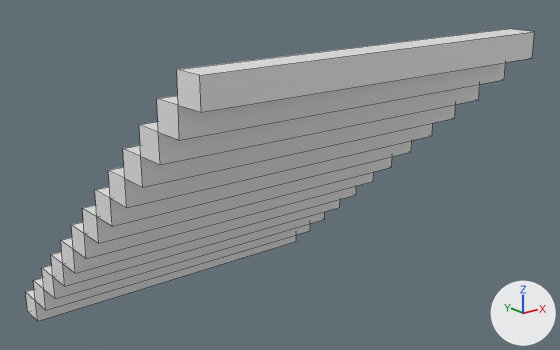
Two versions of the FBX model Resources/Objects/Stairs/Meshes/Stairs.fbx, one commit apart.
Both versions are drawn from a 50 mm camera at (-4.94, -6.59, 4.41) aimed at (0.22, -0.15, 1.83). Arrows for +X, +Y and +Z are at lower right; the lights stay in place. Mesh edges are drawn as thin lines. Where no turn or scale is listed for an object, it has been applied to the vertices. Vertices at the same position are counted once.

In view in the first picture: 'Stairs'.
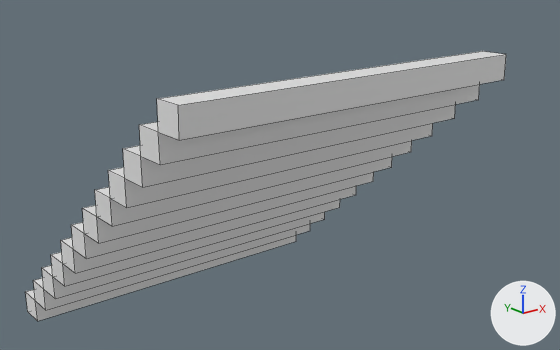
Commit message: Stairs improvements

Changed parts and their boxes (x1, y1, x2, y2) in the pictures (560 x 350 px):
'Stairs', reshaped (8% shorter)
    before: (26, 29, 535, 321)
    after: (26, 51, 506, 321)
part 1 of me_cube_002, deleted
    before: (177, 29, 535, 112)

Patch to the scene script:
```diff
--- a/Resources/Objects/Stairs/Meshes/Stairs.fbx.py
+++ b/Resources/Objects/Stairs/Meshes/Stairs.fbx.py
@@ me_cube_002 @@
 me_cube_002.from_pydata(...)  # 80 vertices, 78 faces; spans x -2.0..2.0, y -2.02..2.0, z 0.0..3.46
 # used by ob_stairs; location = (0.0, 0.0, 0.0)
 # verts and faces of me_cube_002; kept vertices keep their numbers, new ones are numbered from 80
 # before: 69 (-2.0, -1.71, 3.19) at pixel (178, 105), 72 (2.0, -1.71, 3.19), 74 (-2.0, -2.02, 3.19) at pixel (201, 112), 75 (-2.0, -2.02, 3.46) at pixel (199, 75), 76 (-2.0, -1.71, 3.46) at pixel (176, 69)
 # before: 77 (2.0, -2.02, 3.19) at pixel (532, 58), 78 (2.0, -2.02, 3.46) at pixel (534, 31), 79 (2.0, -1.71, 3.46) at pixel (508, 28)
+# me_cube_002 part 1
+delete_vertices([*range(74, 80)])  # with the faces that use them
```
